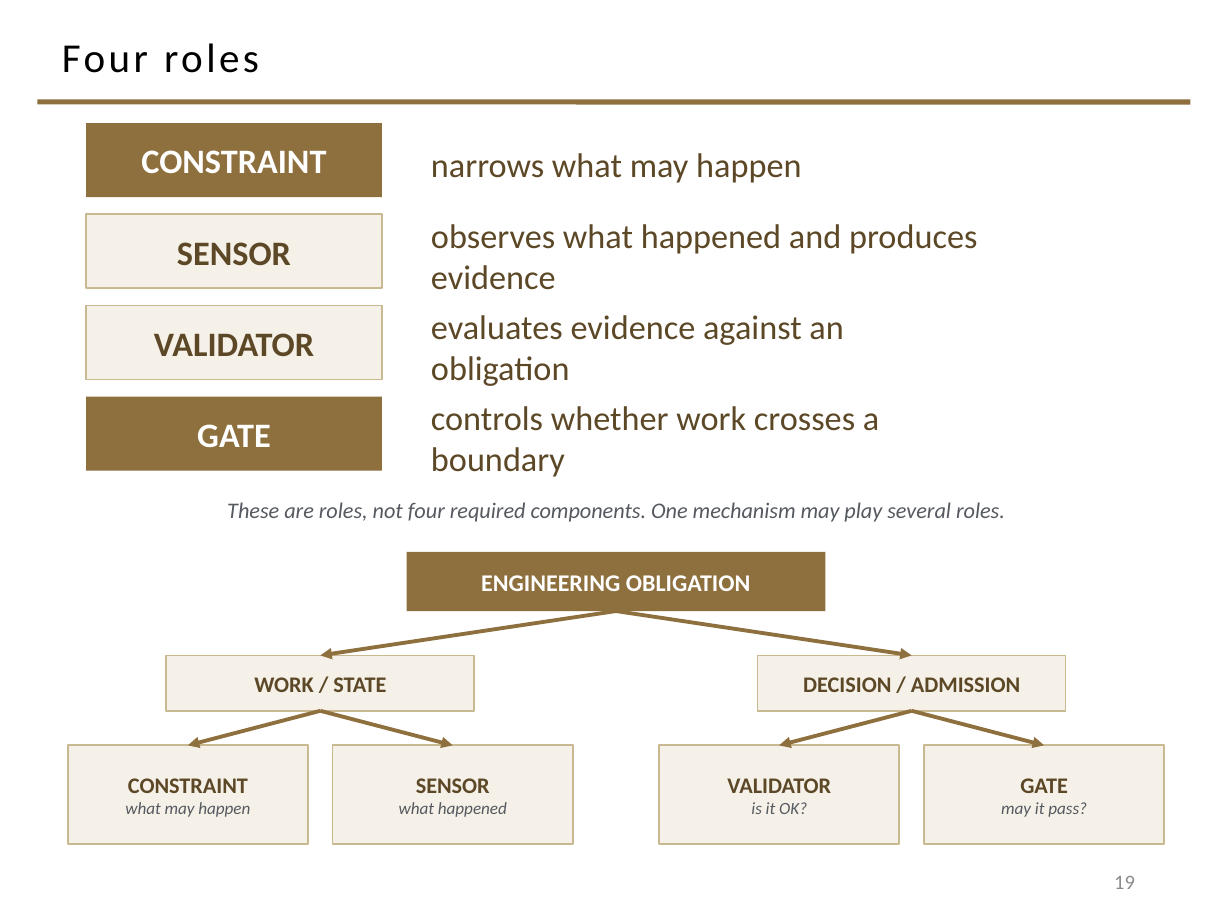
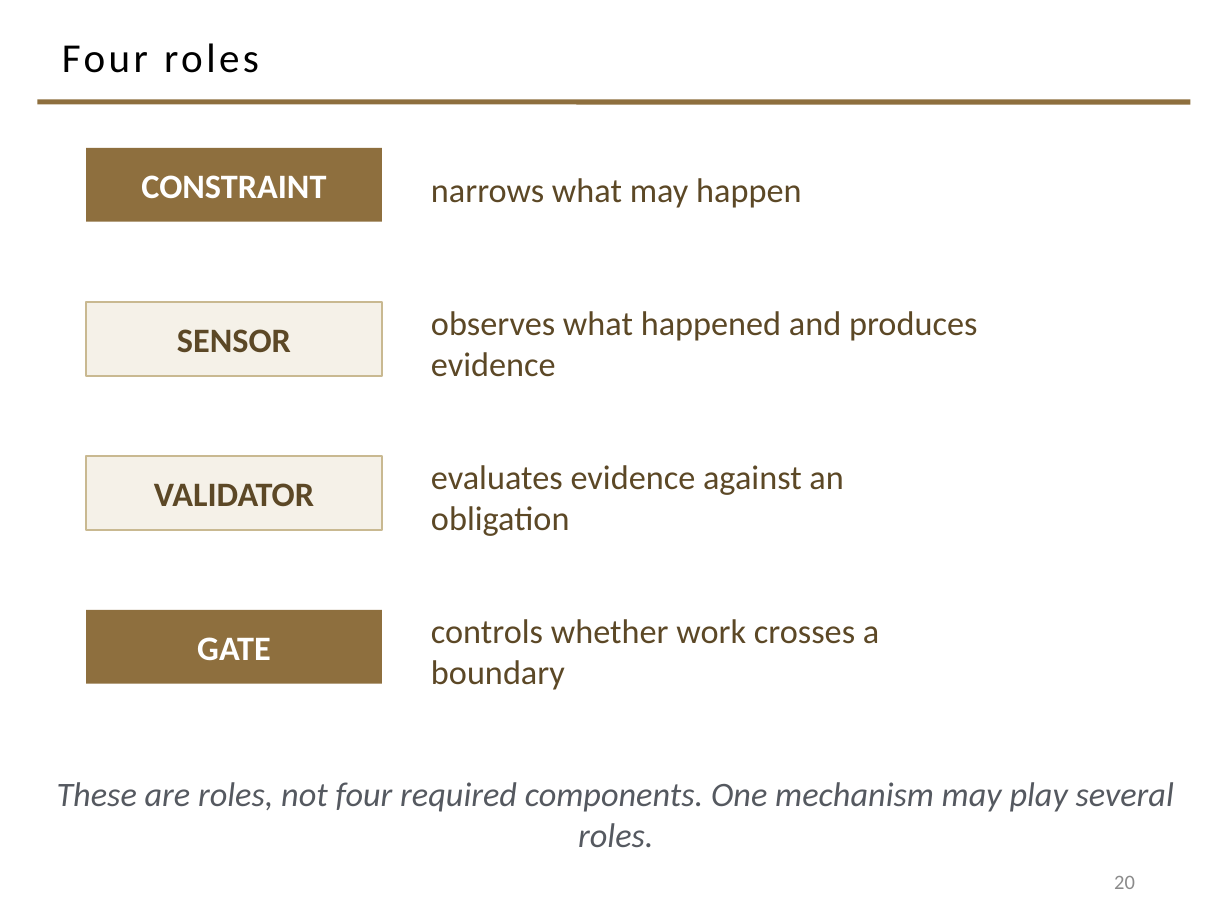
Before and after one commit to davisjam/model-based-agentic-software-engineering, a slide deck: slide 20 of course/lectures/act-2-delegation-and-control/03-alignment/2-3-Alignment.pptx (slide 19 before the commit). Drawn at 1232x924 pixels with LibreOffice and Linux fonts; fonts in the diff are those of the drawing; background and template pictures are left out. Boxes give left, top, right and bottom in pixels: in the first picture for what was removed or moved away, otherwise in the second. Text is boxed around its words. In the diff, an @@ line names an element or a change of style, - is before the commit and + after.

Commit message:
deck 2-3 S3: 'From failures to controls' becomes a section; four-roles slide splits
'A failure model suggests controls' converts to the SECTION 3 divider; its
failure-to-response table rebuilds as the section's first content slide at the
20pt floor, noting the bottom two rows are species of process failure kept for
their distinct mechanisms. Four-roles slide keeps the roles at 20pt+; the
obligation/constraint pipeline gets its own slide. Downstream Section-3 slides
floored at 20pt.

```diff
--- a/course/lectures/act-2-delegation-and-control/03-alignment/2-3-Alignment.pptx
+++ b/course/lectures/act-2-delegation-and-control/03-alignment/2-3-Alignment.pptx
@@ rectangle "CONSTRAINT": place and size @@
-rectangle "CONSTRAINT" at [86, 123, 382, 197]
+rectangle "CONSTRAINT" at [86, 148, 382, 222]
@@ text "narrows what may happen": place and size @@
-text "narrows what may happen" at [431, 153, 801, 183]
+text "narrows what may happen" at [431, 178, 801, 208]
@@ rectangle "SENSOR": place and size @@
-rectangle "SENSOR" at [86, 214, 382, 288]
+rectangle "SENSOR" at [86, 302, 382, 376]
@@ text "observes what happened and produces ...": place and size @@
-text "observes what happened and produces ..." at [431, 224, 977, 290]
+text "observes what happened and produces ..." at [431, 311, 977, 377]
@@ rectangle "VALIDATOR": place and size @@
-rectangle "VALIDATOR" at [86, 306, 382, 379]
+rectangle "VALIDATOR" at [86, 456, 382, 530]
@@ text "evaluates evidence against an obligation": place and size @@
-text "evaluates evidence against an obligation" at [431, 315, 843, 386]
+text "evaluates evidence against an obligation" at [431, 465, 843, 536]
@@ rectangle removed at [407, 552, 825, 611] @@
-ENGINEERING OBLIGATION
@@ rectangle "GATE": place and size @@
-rectangle "GATE" at [86, 397, 382, 471]
+rectangle "GATE" at [86, 610, 382, 684]
@@ arrow removed from (616, 611) to (320, 655) @@
@@ text "controls whether work crosses a ...": place and size @@
-text "controls whether work crosses a ..." at [431, 406, 879, 477]
+text "controls whether work crosses a ..." at [431, 619, 879, 690]
@@ arrow removed from (616, 611) to (912, 655) @@
@@ rectangle removed at [166, 655, 474, 711] @@
-WORK / STATE
@@ rectangle removed at [758, 655, 1066, 711] @@
-DECISION / ADMISSION
@@ arrow removed from (320, 711) to (187, 745) @@
@@ arrow removed from (320, 711) to (452, 745) @@
@@ arrow removed from (912, 711) to (780, 745) @@
@@ arrow removed from (912, 711) to (1044, 745) @@
@@ rectangle removed at [68, 745, 308, 844] @@
-CONSTRAINT
-what may happen
@@ rectangle removed at [333, 745, 573, 844] @@
-SENSOR
-what happened
@@ rectangle removed at [659, 745, 899, 844] @@
-VALIDATOR
-is it OK?
@@ rectangle removed at [924, 745, 1164, 844] @@
-GATE
-may it pass?
@@ text "These are roles, not four ...": place and size @@
-text "These are roles, not four ..." at [227, 502, 1005, 522]
+text "These are roles, not four ..." at [57, 782, 1174, 847]
@@ text "These are roles, not four ..." at [57, 782, 1174, 847]: size 13 to 20 pt; vertical alignment top to middle @@
@@ page number at [1114, 876, 1135, 889]: text changed @@
-19
+20
```
Also in this commit, not shown: 3 other slides changed, 2 slides added.
